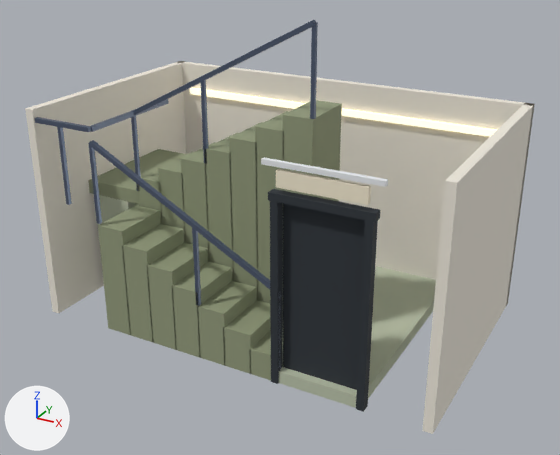
A saved change to the glTF model public/assets/blocks/escaleras_planta.gltf.
Rendered twice from a 50 mm lens placed at (3.9, -7.15, 4.61), pointed at (0.01, -0.08, 1.08). The axes (+X, +Y, +Z) are drawn at lower left. The lights are the same throughout. The first picture is the older version. Where no turn or scale is listed for an object, it has been applied to the vertices.

The first picture shows 'dintel', 'forjado_entrada', 'hueco', 'jamba_der', 'jamba_izq', 'luz_interior', 'muro_der', 'muro_fondo', 'muro_izq', 'peldano_a5', 'peldano_a6', 'peldano_a7', 'peldano_b4', 'peldano_b5', 'peldano_b6', 'peldano_b7', 'rotulo', 'tira_luz' and 20 more.
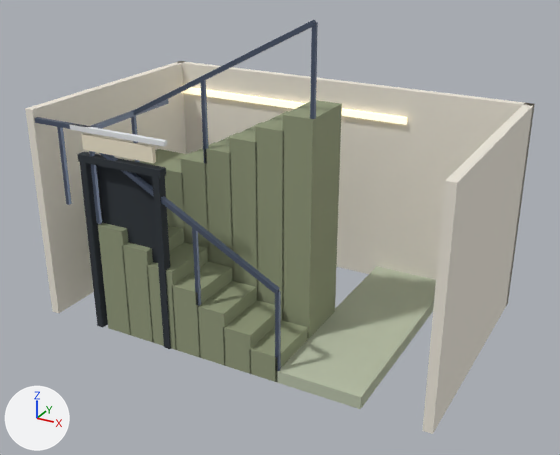
Boxes [x1, y1, x2, y2] around the edits, measured in the pictures (560 x 455 px):
'hueco', moved
    before: [283, 203, 365, 390]
    after: [96, 165, 158, 263]
'jamba_izq', moved
    before: [356, 220, 378, 412]
    after: [152, 176, 171, 349]
'jamba_der', moved
    before: [270, 201, 283, 384]
    after: [80, 162, 108, 328]
'rotulo', moved
    before: [276, 169, 371, 205]
    after: [81, 134, 156, 163]
'dintel', moved
    before: [268, 189, 381, 222]
    after: [77, 152, 166, 178]
'luz_interior', moved
    before: [190, 88, 497, 137]
    after: [181, 87, 407, 125]
'tira_luz', moved
    before: [261, 157, 388, 187]
    after: [70, 124, 167, 146]
'peldano_b7', unchanged, uncovered by the edit
    before: [283, 100, 342, 202]
    after: [282, 100, 342, 339]
'descansillo', unchanged, covered by the edit
    before: [88, 149, 187, 204]
    after: [132, 149, 187, 166]

What changed in the scene script:
```text
Change ob_luz_interior:
    ob_luz_interior.location: (0.0, 1.27, 2.11) -> (-1.14, 1.27, 2.11)
Change ob_hueco:
    ob_hueco.location: (1.14, -1.26, 1.06) -> (-1.14, -1.26, 1.06)
Change ob_jamba_izq:
    ob_jamba_izq.location: (1.61, -1.35, 0.99) -> (-0.67, -1.35, 0.99)
Change ob_jamba_der:
    ob_jamba_der.location: (0.67, -1.35, 0.99) -> (-1.61, -1.35, 0.99)
Change ob_dintel:
    ob_dintel.location: (1.14, -1.35, 2.02) -> (-1.14, -1.35, 2.02)
Change ob_rotulo:
    ob_rotulo.location: (1.14, -1.37, 2.2) -> (-1.14, -1.37, 2.2)
Change ob_tira_luz:
    ob_tira_luz.location: (1.14, -1.37, 2.34) -> (-1.14, -1.37, 2.34)
```
